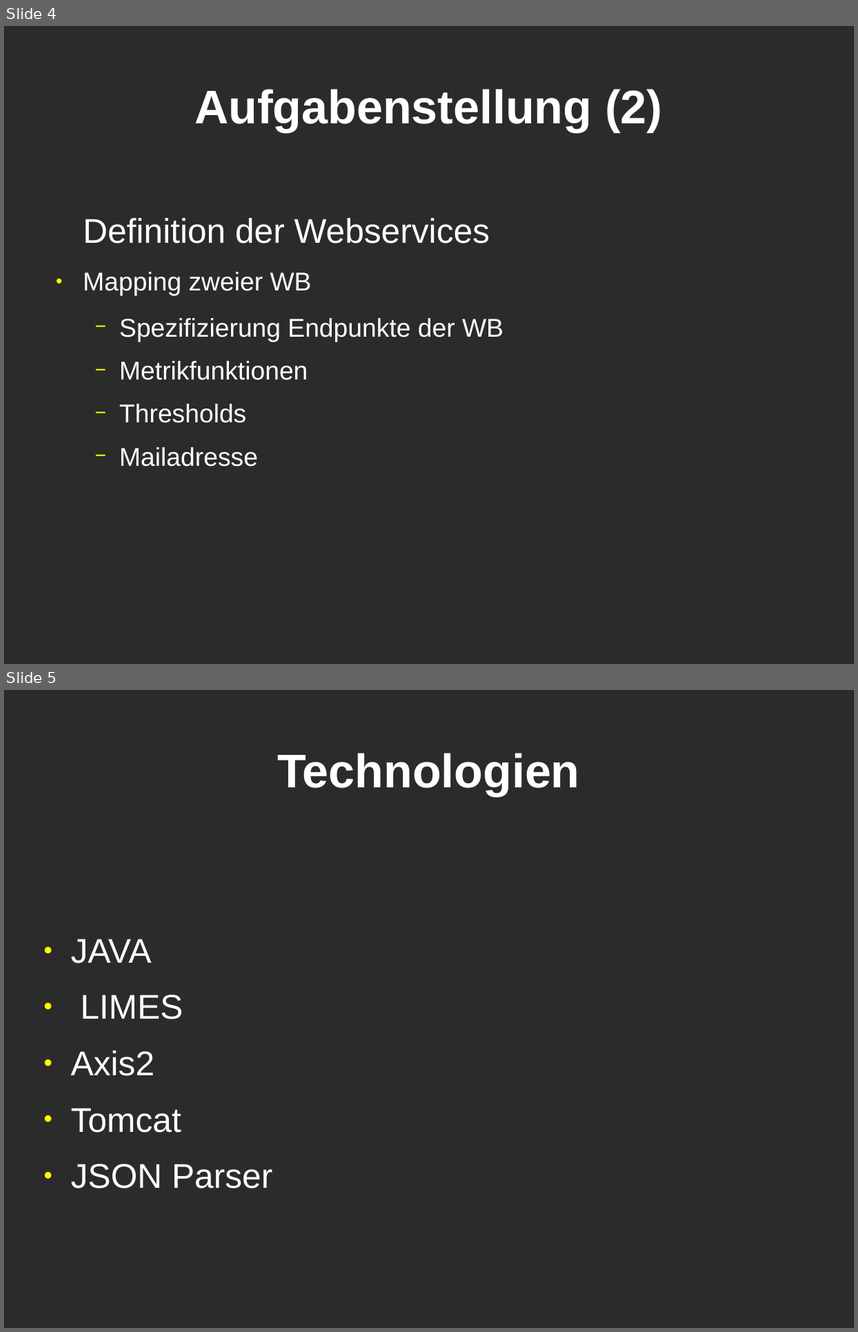
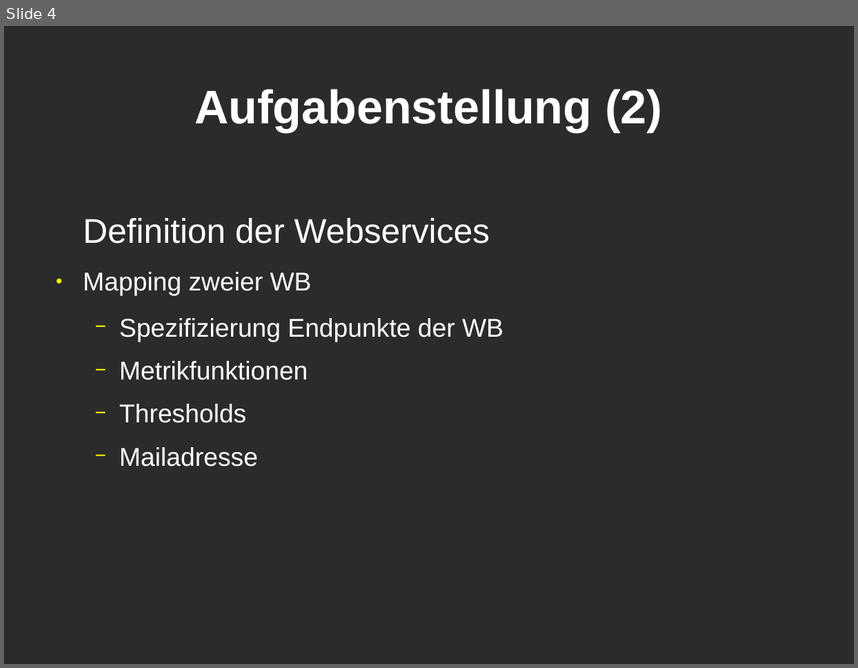
Before and after one commit to KLyko/LimesWebService, a slide deck: doc/overview_08-05-12/presentation.odp. Shown one above the other, each under a label of ours: slides 4 and 5 before the commit, slide 4 after it. The pictures are 858x1332 and 858x668 pixels, drawn with LibreOffice and Linux fonts; fonts in the diff are those of the drawing; background and template pictures are left out; a plain dark background stands for a picture behind light text. Boxes give left, top, right and bottom in pixels: in the first picture for what was removed or moved away, otherwise in the second. Text is boxed around its words. In the diff, an @@ line names an element or a change of style, - is before the commit and + after.

```diff
--- a/doc/overview_08-05-12/presentation.odp
+++ b/doc/overview_08-05-12/presentation.odp
@@ slide 5 removed at <box>4,690,854,1328</box>, background picture (left out) @@
@@ title removed at <box>277,753,579,796</box> @@
-Technologien
@@ text removed at <box>71,939,272,1188</box> @@
-● JAVA
-● LIMES
-● Axis2
-● Tomcat
-● JSON Parser
```
Also in this commit, not shown: 2 slides changed, 4 slides added, 1 other slide removed.
